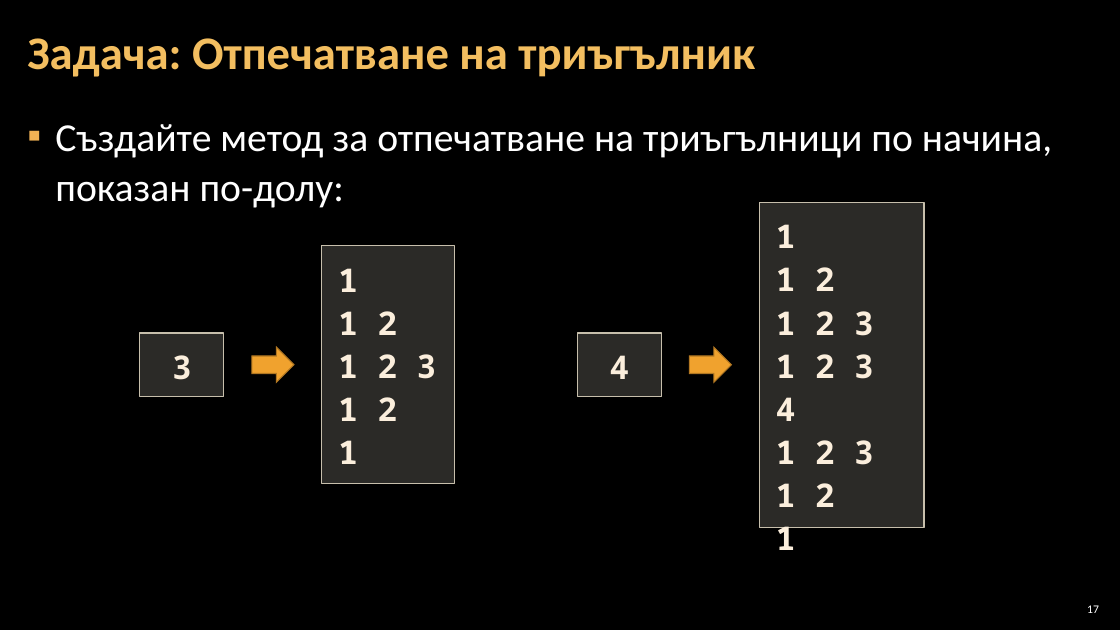
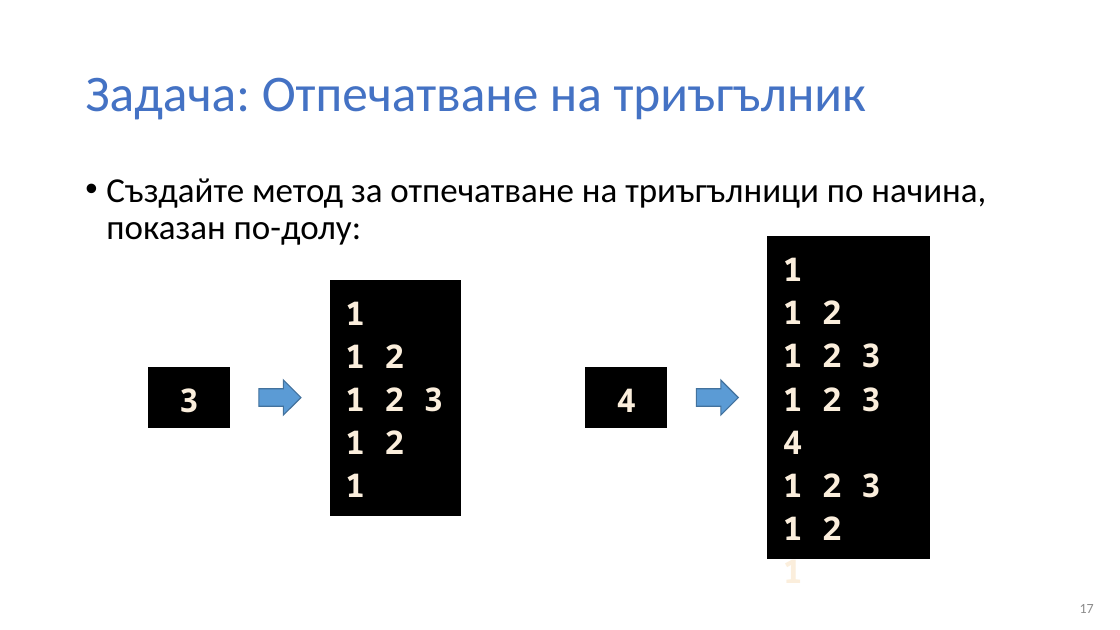
Before and after one commit to BG-IT-Edu/Free-Content, a slide deck: slide 17 of dmanolov/Информатика 11 клас, ПП (C#)/М0.Въведение в програмирането/06.Методи/06.1.Деклариране-и-извикване-на-методи.pptx. Drawn at 1120x630 pixels with LibreOffice and Linux fonts; fonts in the diff are those of the drawing; background and template pictures are left out. Boxes give left, top, right and bottom in pixels: in the first picture for what was removed or moved away, otherwise in the second. Text is boxed around its words. In the diff, an @@ line names an element or a change of style, - is before the commit and + after.

Commit message:
добавени материалите за методи

```diff
--- a/dmanolov/Информатика 11 клас, ПП (C#)/М0.Въведение в програмирането/06.Методи/06.1.Деклариране-и-извикване-на-методи.pptx
+++ b/dmanolov/Информатика 11 клас, ПП (C#)/М0.Въведение в програмирането/06.Методи/06.1.Деклариране-и-извикване-на-методи.pptx
@@ background picture (left out) to #FFFFFF @@
@@ title "Задача: Отпечатване на триъгълник": place and size @@
-title "Задача: Отпечатване на триъгълник" at (27,38,755,77)
+title "Задача: Отпечатване на триъгълник" at (85,77,866,120)
@@ title "Задача: Отпечатване на триъгълник" at (85,77,866,120): size 40 to 44 pt, text colour #F3BE60 to #4472C4, bold off @@
@@ text "Създайте метод за отпечатване на ...": place and size @@
-text "Създайте метод за отпечатване на ..." at (55,124,1052,208)
+text "Създайте метод за отпечатване на ..." at (106,178,986,245)
@@ text "Създайте метод за отпечатване на ..." at (106,178,986,245): size 34 to 30 pt, text colour #FFFFFF to #000000; bullet ▪ to •; line spacing 1.05 to 0.9; less space between paragraphs @@
@@ fill #D9D5C7 at 20% opacity to #000000; outline #C7BFAC 1 pt to #FFFFFF 1.5 pt in 4 elements at (766,235,931,560), (329,279,461,517), (584,366,668,430), (147,366,231,430) @@
@@ rectangle "3": place and size @@
-rectangle "3" at (139,333,223,397)
+rectangle "3" at (147,366,231,430)
@@ 3 rectangles, 1 right arrow: place and size @@
-3 rectangles, 1 right arrow at (252,202,924,528)
+3 rectangles, 1 right arrow at (259,235,931,560)
@@ right arrow at (259,380,301,415): fill #F0A22E to #5B9BD5; outline #B27822 1 pt to #43739E 1 pt @@
@@ right arrow: place and size @@
-right arrow at (689,347,731,382)
+right arrow at (697,380,739,415)
@@ right arrow at (697,380,739,415): fill #F0A22E to #5B9BD5; outline #B27822 1 pt to #43739E 1 pt @@
@@ page number at (1080,604,1094,613): size 10 to 12 pt, text colour #FFFFFF to #8C8C8C @@
```
Also in this commit, not shown: 22 other slides changed, 6 other files.
